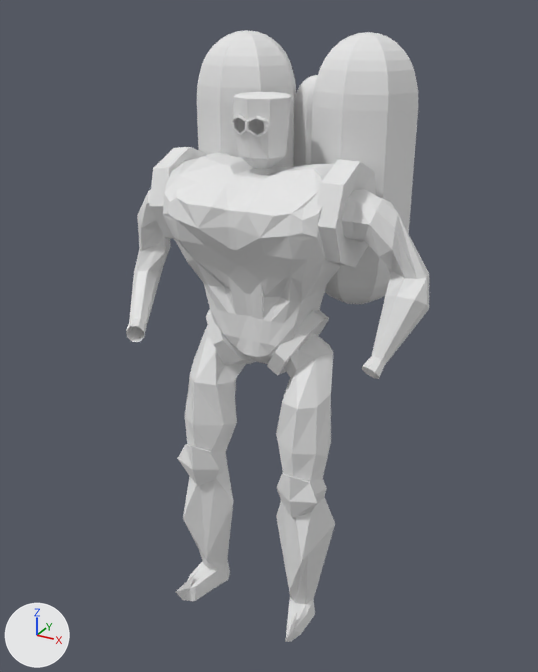
Before and after pictures for a commit that changed the Blender file RawModels/protektor.blend.
Both versions are drawn from a 50 mm lens placed at (6.33, -11.66, 5.38), pointed at (0.01, -0.18, -0.36). The axes (+X, +Y, +Z) are drawn at lower left. The lights are the same throughout.

In view in the first picture: 'NOGI', 'PLECAK', 'RECE', 'TORSO'.
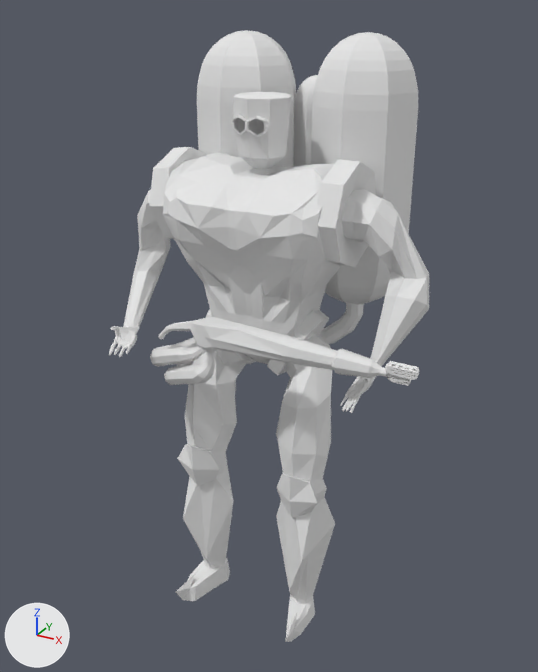
Boxes [x1, y1, x2, y2] around the edits, measured in the pictures (538 x 672 px):
'PLECAK', reshaped (22% wider, 30% taller): before [197, 30, 418, 304]; after [150, 30, 420, 386]
'RECE', reshaped (15% taller): before [126, 147, 429, 379]; after [109, 147, 429, 414]
part 1 of me_cylinder_002, built on: after [150, 303, 420, 386]
part 2 of me_circle, built on: before [126, 267, 163, 342]; after [109, 267, 163, 357]
part 3 of me_circle, built on: before [362, 296, 429, 379]; after [341, 296, 429, 414]

Patch to the scene script:
```diff
--- a/RawModels/protektor.blend.py
+++ b/RawModels/protektor.blend.py
@@ me_cylinder_002 @@
 # used by ob_plecak; location = (1.04, 1.03, 0.0); scale = (0.702, 0.702, 0.702)
-me_cylinder_002.from_pydata(...)  # 438 vertices, 456 faces; spans x -4.59..1.62, y -1.2..1.76, z 0.16..7.14
+me_cylinder_002.from_pydata(...)  # 1130 vertices, 1095 faces, 4 loose edges; spans x -4.59..3.47, y -4.39..1.76, z -2.14..7.14
+# me_cylinder_002 part 1: 2 vertices removed from x -3.19..0.23, y 0.2, z 0.16; 678 vertices added at x -4.36..3.47, y -4.39..0.46, z -2.14..0.83
@@ me_circle @@
 # used by ob_rece; location = (2.61, -3.04, 1.77)
-me_circle.from_pydata(...)  # 176 vertices, 176 faces; spans x -5.48..0.48, y 1.28..3.59, z -2.11..1.36
+me_circle.from_pydata(...)  # 841 vertices, 844 faces, 2 loose edges; spans x -5.48..0.48, y 0.49..3.59, z -2.44..1.36
+# me_circle part 2: 7 vertices moved from x -4.82..-4.58, y 1.51..1.64, z -2.01..-1.73 to x -4.83..-4.62, y 1.37..1.47, z -1.93..-1.74; 9 vertices removed from x -4.86..-4.46, y 1.28..1.5, z -2.11..-1.78; 342 vertices added at x -4.85..-4.24, y 0.49..1.42, z -2.02..-1.64
+# me_circle part 3: 9 vertices moved from x -0.26..0.06, y 1.72..2.1, z -1.83..-1.64 to x -0.22..0.03, y 1.87..2.07, z -1.82..-1.65; 7 vertices removed from x -0.3..0.04, y 1.71..1.94, z -2.02..-1.62; 339 vertices added at x -0.47..-0.01, y 1.24..2.01, z -2.44..-1.66
```
